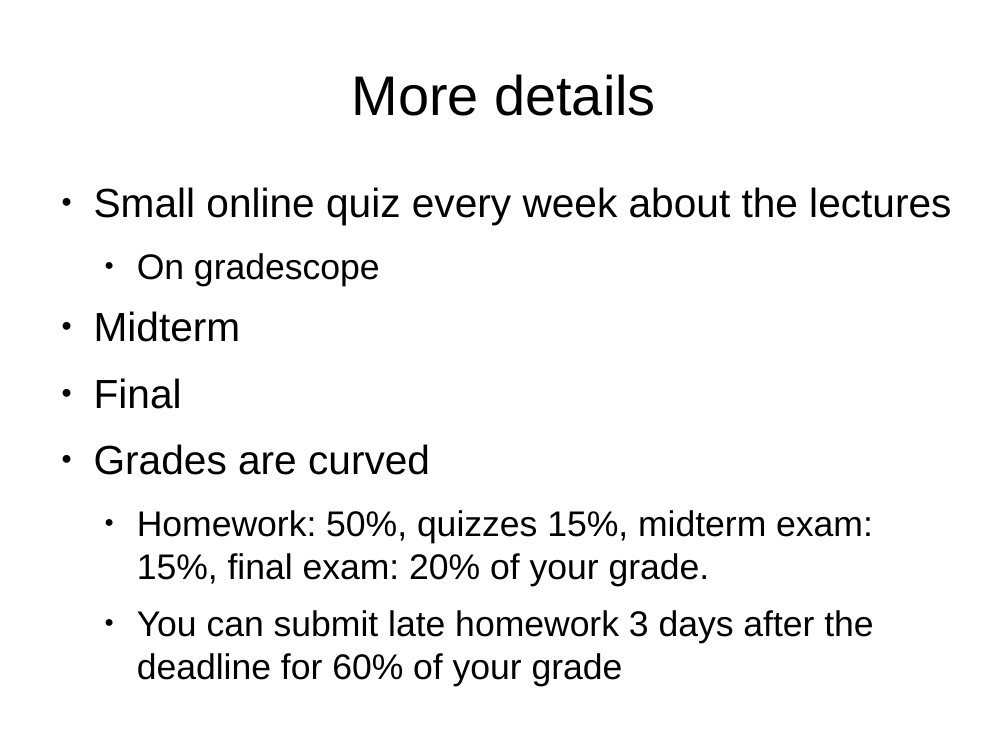
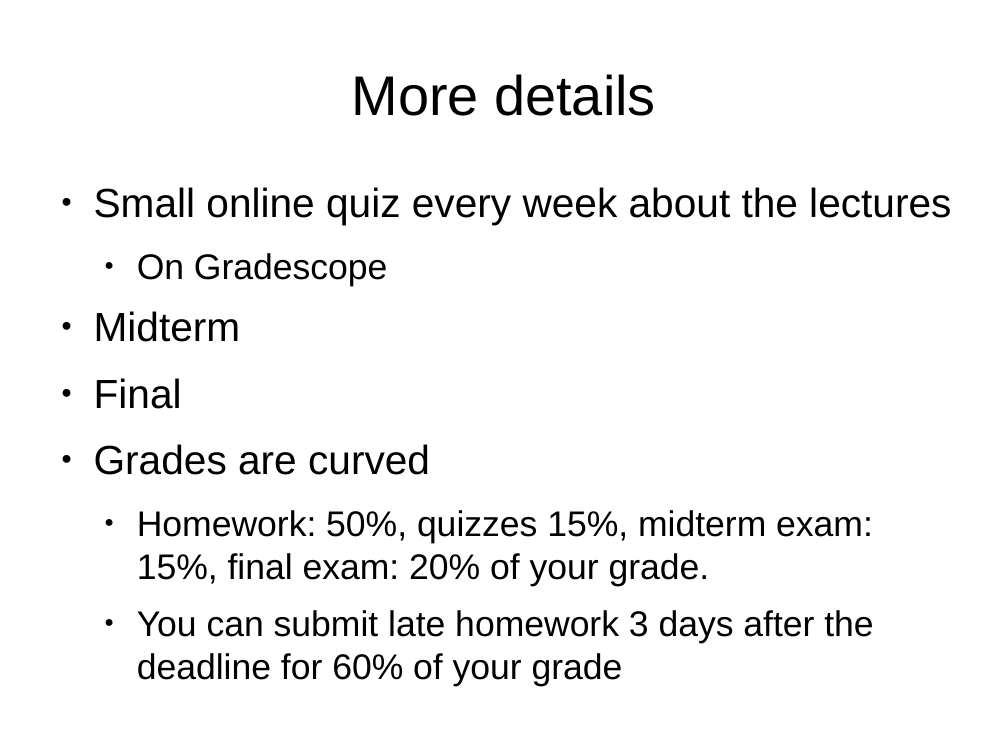
Before and after one commit to antonburtsev/cs5460, a slide deck: slide 6 of lectures/lecture00-logistics/lecture00-logistics.odp. Drawn at 1008x756 pixels with LibreOffice and Linux fonts; fonts in the diff are those of the drawing. Boxes give left, top, right and bottom in pixels: in the first picture for what was removed or moved away, otherwise in the second. Text is boxed around its words. In the diff, an @@ line names an element or a change of style, - is before the commit and + after.

```diff
--- a/lectures/lecture00-logistics/lecture00-logistics.odp
+++ b/lectures/lecture00-logistics/lecture00-logistics.odp
@@ text at (137, 253, 388, 286): text changed @@
-  ● On gradescope
+  ● On Gradescope
```
Also in this commit, not shown: 3 other slides changed, 2 slides added, 1 other file.
